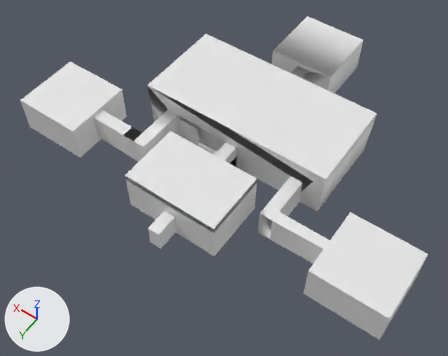
The FBX model Website_Portfolio/Assets/WebsitePortfolioLevelVersion3.fbx, before and after one commit.
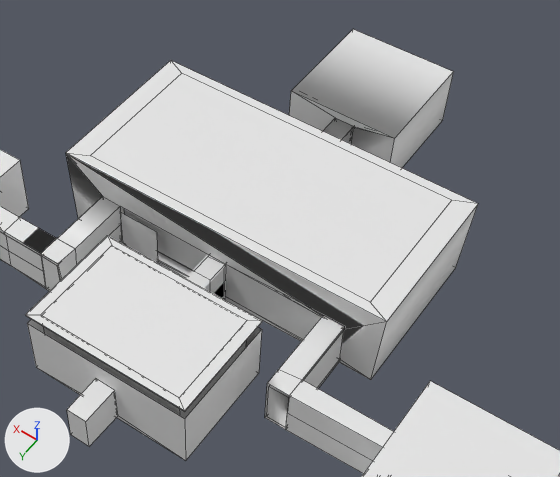
Each version appears first whole from a 50 mm camera at (-62.8, 73.6, 135.7) aimed at (0.1, -14.4, -2.6), and next in a close-up on the part from 25% to 94% of the width and 0% to 75% of the height. Arrows for +X, +Y and +Z are at lower left; the lights stay in place. The close-ups show mesh edges as thin lines. Where no turn or scale is listed for an object, it has been applied to the vertices. Vertices at the same position are counted once.
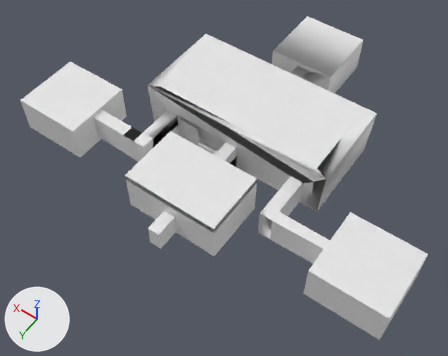
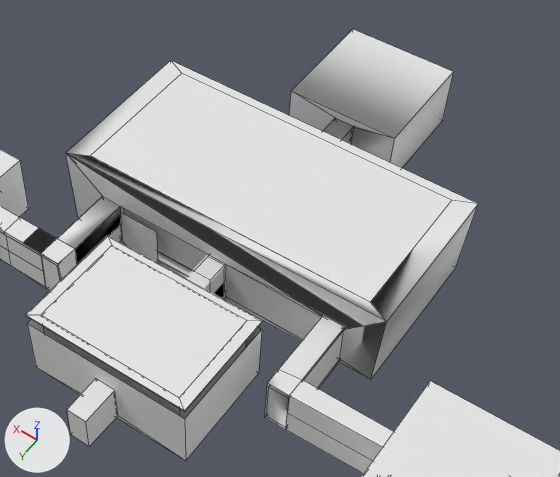
The edits, one by one:
me_cube_037 is used by ob_cube_048; location (0.0, -31.2, 8.0).
me_cube_037 had 140 vertices, 70 faces and spanned x -28.5..57.5, y -13.7..35.8, z -8.9..7.0.
me_cube_037 now has 154 vertices, 73 faces and spans x -28.5..57.5, y -13.7..35.8, z -8.9..7.0.
Part 1, on me_cube_037:
4 faces are deleted.
14 vertices are added at x -1.5..25.0, y 12.0..13.6, z -7.0..0.4.
4 new faces join them, mat_material_005 (white #e7e7e7).
3 new faces join them, mat_material (its picture is missing).

Boxes [x1, y1, x2, y2] around the edits, measured in the close-ups (560 x 477 px):
part 1 of me_cube_037, built on: [67, 153, 387, 380] in both
'Cube.120', unchanged, uncovered by the edit: after [279, 316, 344, 379]
'Cube.053', unchanged, uncovered by the edit: after [91, 156, 370, 302]
'Cube.082', unchanged, covered by the edit: before [124, 209, 207, 270]
